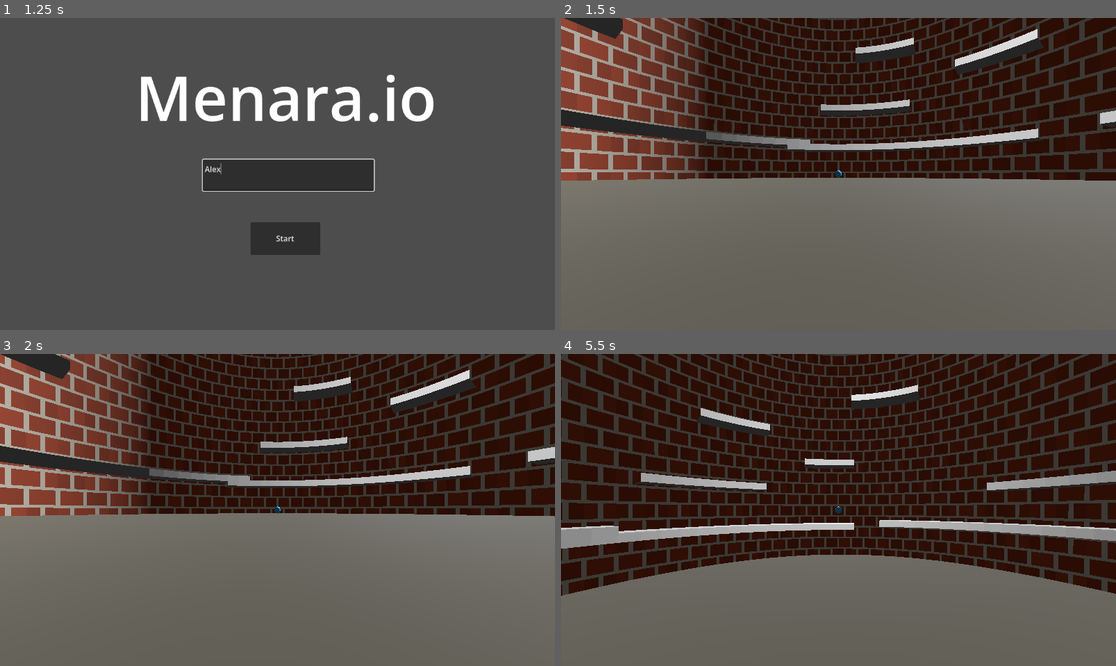
Above: before the commit, frames 1-4 (two rows, left to right).
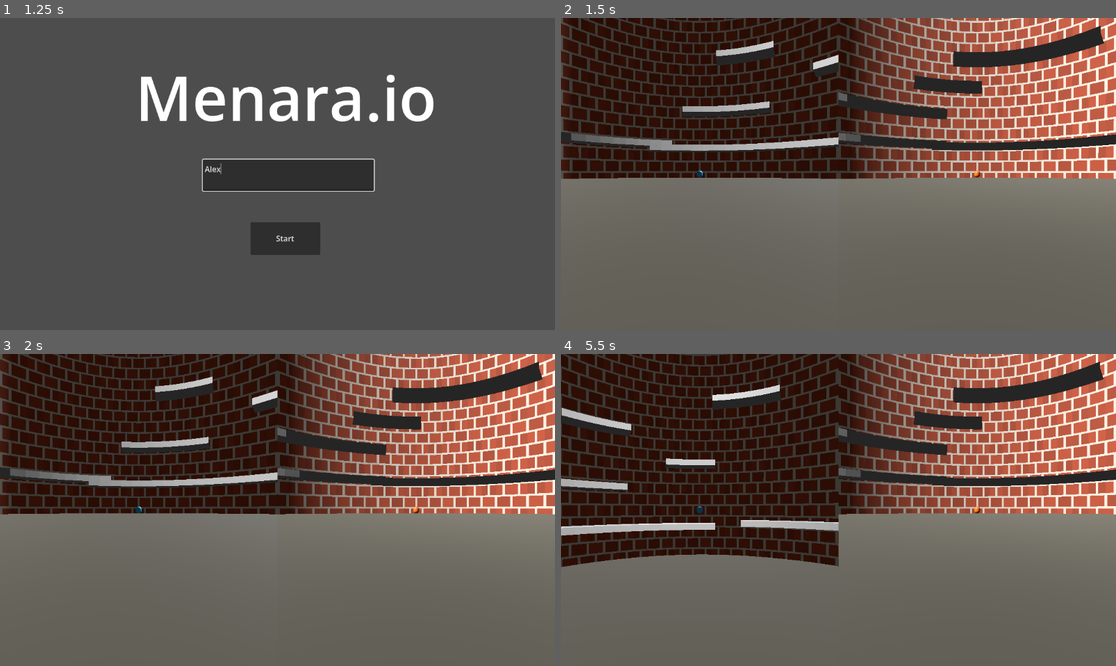
Above: after the commit, the same moments.

Repository: OngYean/menara-io
Game: Godot game, scene res://scenes/main_menu.tscn
Same seed, same stepped clock (60 frames per second), same inputs: the game is played once before the commit and once after it.
Inputs (mouse positions are in pixels of both pictures, inside the frame that each line leads up to):
- Up to frame 1 (1.25 s): click (288, 174) at 0.52 s; type "Alex" at 0.6 s
- Up to frame 2 (1.5 s): click "Start" at 1.25 s
- Up to frame 3 (2 s): no input
- Up to frame 4 (5.5 s): tap Enter at 2 s; hold D (move_right, bound only before the commit) 2.03-2.78 s; hold S (fall, bound only before the commit) 2.03-2.78 s; tap W (jump, bound only before the commit) at 2.27, 2.3, 2.57, 2.85, 3.02, 3.32, 3.8, 4.52, 4.82, 5.1, 5.27 s; hold A (move_left, bound only before the commit) 2.78-3.53 s; tap S (fall, bound only before the commit) at 3.05, 4.35 s; hold S (fall, bound only before the commit) 3.53-4.28 s; hold D (move_right, bound only before the commit) 3.53-5.03 s; hold A (move_left, bound only before the commit) from 5.03 s (still down)

Frame 1 is identical in both runs. In frame 2, 42% of the frame differs, in the area x 0-100%, y 0-53%; in frame 3, 42%; in frame 4, 51%, in the area x 0-100%, y 0-78%.

Commit message:
feat: Add two players support

Diff:
--- a/scenes/game.tscn
+++ b/scenes/game.tscn
@@ -84,6 +84,17 @@
 material = SubResource("StandardMaterial3D_player")
 height = 1.2
 
+[sub_resource type="CapsuleShape3D" id="CapsuleShape3D_player2"]
+height = 1.2
+
+[sub_resource type="StandardMaterial3D" id="StandardMaterial3D_player2"]
+albedo_color = Color(0.95, 0.45, 0.15, 1)
+roughness = 0.4
+
+[sub_resource type="CapsuleMesh" id="CapsuleMesh_player2"]
+material = SubResource("StandardMaterial3D_player2")
+height = 1.2
+
 [node name="Node3D" type="Node3D" unique_id=1535885166]
 script = ExtResource("1_game")
 
@@ -108,14 +119,40 @@
 script = ExtResource("4_platform_gen")
 
 [node name="Player" type="CharacterBody3D" parent="." unique_id=1715561106]
-transform = Transform3D(1, 0, 0, 0, 1, 0, 0, 0, 1, 25.983524, 2, 0)
+transform = Transform3D(1, 0, 0, 0, 1, 0, 0, 0, 1, 27, 2, 0)
 script = ExtResource("2_player")
+action_move_left = &"p1_move_left"
+action_move_right = &"p1_move_right"
+action_jump = &"p1_jump"
+action_fall = &"p1_fall"
+key_move_left = 65
+key_move_right = 68
+key_jump = 87
+key_fall = 83
 
 [node name="CollisionShape3D" type="CollisionShape3D" parent="Player" unique_id=1129223447]
 shape = SubResource("CapsuleShape3D_player")
 
 [node name="MeshInstance3D" type="MeshInstance3D" parent="Player" unique_id=1681300274]
 mesh = SubResource("CapsuleMesh_player")
+
+[node name="Player2" type="CharacterBody3D" parent="."]
+transform = Transform3D(1, 0, 0, 0, 1, 0, 0, 0, 1, -27, 2, 0)
+script = ExtResource("2_player")
+action_move_left = &"p2_move_left"
+action_move_right = &"p2_move_right"
+action_jump = &"p2_jump"
+action_fall = &"p2_fall"
+key_move_left = 74
+key_move_right = 76
+key_jump = 73
+key_fall = 75
+
+[node name="CollisionShape3D" type="CollisionShape3D" parent="Player2"]
+shape = SubResource("CapsuleShape3D_player2")
+
+[node name="MeshInstance3D" type="MeshInstance3D" parent="Player2"]
+mesh = SubResource("CapsuleMesh_player2")
 
 [node name="CameraPivot" type="Node3D" parent="." unique_id=1060393415]
 script = ExtResource("3_camera")
--- a/scripts/game.gd
+++ b/scripts/game.gd
@@ -2,7 +2,8 @@
 
 @export var platform_generator_path: NodePath = ^"Platforms"
 @export var tower_path: NodePath = ^"Tower"
-@export var player_path: NodePath = ^"Player"
+@export var player1_path: NodePath = ^"Player"
+@export var player2_path: NodePath = ^"Player2"
 @export var sun_path: NodePath = ^"Sun"
 
 ## The tower CylinderMesh has height 120 and is centered at y=60 (spans 0–120).
@@ -10,8 +11,13 @@
 @export var tower_height: float = 120.0
 @export var tower_clone_margin: float = 40.0
 
+## Camera settings (same as tower_camera.gd, inlined for SubViewport cameras).
+@export var camera_distance: float = 35.0
+@export var camera_smoothing: float = 12.0
+
 var _generator: Node3D
-var _player: Node3D
+var _player1: Node3D
+var _player2: Node3D
 var _tower: MeshInstance3D
 var _sun: DirectionalLight3D
 var _sun_offset_y: float = 0.0
@@ -19,11 +25,16 @@
 ## Tracks how high the tower geometry currently extends.
 var _tower_top_y: float = 0.0
 
+## Split-screen cameras (created in code inside SubViewports).
+var _cam1: Camera3D
+var _cam2: Camera3D
+
 func _ready() -> void:
 	randomize()
 
 	_generator = get_node_or_null(platform_generator_path) as Node3D
-	_player = get_node_or_null(player_path) as Node3D
+	_player1 = get_node_or_null(player1_path) as Node3D
+	_player2 = get_node_or_null(player2_path) as Node3D
 	_tower = get_node_or_null(tower_path) as MeshInstance3D
 	_sun = get_node_or_null(sun_path) as DirectionalLight3D
 	if _sun:
@@ -33,40 +44,138 @@
 	if _tower:
 		_tower_top_y = _tower.position.y + tower_height * 0.5
 
-	## Seed platforms: fill the opening viewport and beyond.
-	## Player starts at roughly y=2 (floor is at y=1).  The initial camera sees
-	## roughly ±15 units vertically from the player, so viewport_top ≈ 17.
+	## Disable the old single-player camera if it still exists in the scene.
+	var old_pivot := get_node_or_null(^"CameraPivot") as Node3D
+	if old_pivot:
+		old_pivot.queue_free()
+
+	_setup_split_screen()
+
+	## Seed platforms.
 	if _generator and _generator.has_method("generate_initial"):
 		var start_y: float = 1.0
-		if _player:
-			start_y = _player.global_position.y
+		if _player1:
+			start_y = _player1.global_position.y
 		_generator.generate_initial(start_y, start_y + 20.0)
 
-func _process(_delta: float) -> void:
-	if _player == null:
+func _process(delta: float) -> void:
+	## Use the highest player Y for world extension logic.
+	var max_y: float = -INF
+	if _player1:
+		max_y = maxf(max_y, _player1.global_position.y)
+	if _player2:
+		max_y = maxf(max_y, _player2.global_position.y)
+	if max_y == -INF:
 		return
-
-	var player_y := _player.global_position.y
 
 	## --- Infinite platforms ------------------------------------------------
 	if _generator:
 		if _generator.has_method("extend_to"):
-			_generator.extend_to(player_y)
+			_generator.extend_to(max_y)
 		## Culling disabled for now – re-enable when ready.
 		#if _generator.has_method("cull_below"):
-		#	_generator.cull_below(player_y)
+		#	_generator.cull_below(max_y)
 
-	## --- Keep the sun following the player so lighting never fades --------
+	## --- Keep the sun following the highest player so lighting stays -------
 	if _sun:
-		_sun.position.y = player_y + _sun_offset_y
+		_sun.position.y = max_y + _sun_offset_y
 
 	## --- Infinite tower ----------------------------------------------------
-	if _tower and player_y + tower_clone_margin > _tower_top_y:
+	if _tower and max_y + tower_clone_margin > _tower_top_y:
 		_extend_tower()
 
+	## --- Update split-screen cameras --------------------------------------
+	_update_camera(_cam1, _player1, delta)
+	_update_camera(_cam2, _player2, delta)
+
 func _extend_tower() -> void:
-	## Clone the original tower mesh and stack it on top.
 	var clone := _tower.duplicate() as MeshInstance3D
 	clone.position = Vector3(0.0, _tower_top_y + tower_height * 0.5, 0.0)
 	add_child(clone)
 	_tower_top_y += tower_height
+
+## -------------------------------------------------------------------------
+## Split-screen setup
+## -------------------------------------------------------------------------
+
+func _setup_split_screen() -> void:
+	var main_world: World3D = get_viewport().world_3d
+
+	## Create a CanvasLayer so the SubViewportContainers fill the screen.
+	var canvas := CanvasLayer.new()
+	canvas.name = "SplitScreen"
+	add_child(canvas)
+
+	## --- Left half (Player 1) ---
+	var left_container := SubViewportContainer.new()
+	left_container.name = "LeftView"
+	left_container.stretch = true
+	left_container.anchor_left = 0.0
+	left_container.anchor_top = 0.0
+	left_container.anchor_right = 0.5
+	left_container.anchor_bottom = 1.0
+	left_container.offset_left = 0
+	left_container.offset_top = 0
+	left_container.offset_right = 0
+	left_container.offset_bottom = 0
+	canvas.add_child(left_container)
+
+	var left_vp := SubViewport.new()
+	left_vp.name = "SubViewport"
+	left_vp.world_3d = main_world
+	left_vp.handle_input_locally = false
+	left_container.add_child(left_vp)
+
+	_cam1 = Camera3D.new()
+	_cam1.name = "Camera3D"
+	_cam1.current = true
+	left_vp.add_child(_cam1)
+
+	## --- Right half (Player 2) ---
+	var right_container := SubViewportContainer.new()
+	right_container.name = "RightView"
+	right_container.stretch = true
+	right_container.anchor_left = 0.5
+	right_container.anchor_top = 0.0
+	right_container.anchor_right = 1.0
+	right_container.anchor_bottom = 1.0
+	right_container.offset_left = 0
+	right_container.offset_top = 0
+	right_container.offset_right = 0
+	right_container.offset_bottom = 0
+	canvas.add_child(right_container)
+
+	var right_vp := SubViewport.new()
+	right_vp.name = "SubViewport"
+	right_vp.world_3d = main_world
+	right_vp.handle_input_locally = false
+	right_container.add_child(right_vp)
+
+	_cam2 = Camera3D.new()
+	_cam2.name = "Camera3D"
+	_cam2.current = true
+	right_vp.add_child(_cam2)
+
+	## Initialise camera positions so the first frame isn't jarring.
+	if _player1:
+		_cam1.global_position = _get_desired_cam_pos(_player1)
+	if _player2:
+		_cam2.global_position = _get_desired_cam_pos(_player2)
+
+func _get_desired_cam_pos(player: Node3D) -> Vector3:
+	var p: Vector3 = player.global_position
+	var radial_xz := Vector2(p.x, p.z)
+	var inward: Vector3
+	if radial_xz.length_squared() > 0.0001:
+		var n := radial_xz.normalized()
+		inward = Vector3(-n.x, 0.0, -n.y)
+	else:
+		inward = Vector3.FORWARD
+	return p + inward * camera_distance
+
+func _update_camera(cam: Camera3D, player: Node3D, delta: float) -> void:
+	if cam == null or player == null:
+		return
+	var desired := _get_desired_cam_pos(player)
+	cam.global_position = cam.global_position.lerp(desired, clamp(camera_smoothing * delta, 0.0, 1.0))
+	cam.look_at(player.global_position, Vector3.UP)
--- a/scripts/player.gd
+++ b/scripts/player.gd
@@ -9,6 +9,18 @@
 ## Multiplier on top of the project gravity – higher = snappier falls.
 @export var gravity_scale: float = 2.2
 
+## Configurable input action names – unique per player to avoid conflicts.
+@export var action_move_left: StringName = &"p1_move_left"
+@export var action_move_right: StringName = &"p1_move_right"
+@export var action_jump: StringName = &"p1_jump"
+@export var action_fall: StringName = &"p1_fall"
+
+## Key bindings – registered automatically at runtime.
+@export var key_move_left: Key = KEY_A
+@export var key_move_right: Key = KEY_D
+@export var key_jump: Key = KEY_W
+@export var key_fall: Key = KEY_S
+
 var _gravity: float = ProjectSettings.get_setting("physics/3d/default_gravity")
 
 func _ready() -> void:
@@ -17,21 +29,13 @@
 func _physics_process(delta: float) -> void:
 	if not is_on_floor():
 		velocity.y -= _gravity * gravity_scale * delta
-		if Input.is_action_pressed("fall"):
+		if Input.is_action_pressed(action_fall):
 			velocity.y -= 120.0 * delta
 
-	if Input.is_action_just_pressed("jump") and is_on_floor():
-		velocity.y = jump_velocity
-		if Input.is_action_pressed("fall"):
-			velocity.y -= 5.0 * delta # Increase downward speed when 'fall' is held
-
-	if Input.is_action_just_pressed("jump") and is_on_floor():
+	if Input.is_action_just_pressed(action_jump) and is_on_floor():
 		velocity.y = jump_velocity
 
-	if Input.is_action_just_pressed("jump") and is_on_floor():
-		velocity.y = jump_velocity
-
-	var turn_input: float = Input.get_action_strength("move_right") - Input.get_action_strength("move_left")
+	var turn_input: float = Input.get_action_strength(action_move_right) - Input.get_action_strength(action_move_left)
 
 	## Tangent direction: perpendicular to the outward radial, so the player
 	## always runs along the tower wall rather than toward/away from the centre.
@@ -63,11 +67,10 @@
 	global_position.z = tower_center.z + radial.y
 
 func _ensure_input_actions() -> void:
-
-	_add_action_key_if_missing("move_left", KEY_A)
-	_add_action_key_if_missing("move_right", KEY_D)
-	_add_action_key_if_missing("jump", KEY_W)
-	_add_action_key_if_missing("fall", KEY_S)
+	_add_action_key_if_missing(action_move_left, key_move_left)
+	_add_action_key_if_missing(action_move_right, key_move_right)
+	_add_action_key_if_missing(action_jump, key_jump)
+	_add_action_key_if_missing(action_fall, key_fall)
 
 func _add_action_key_if_missing(action_name: StringName, keycode: Key) -> void:
 	if not InputMap.has_action(action_name):
